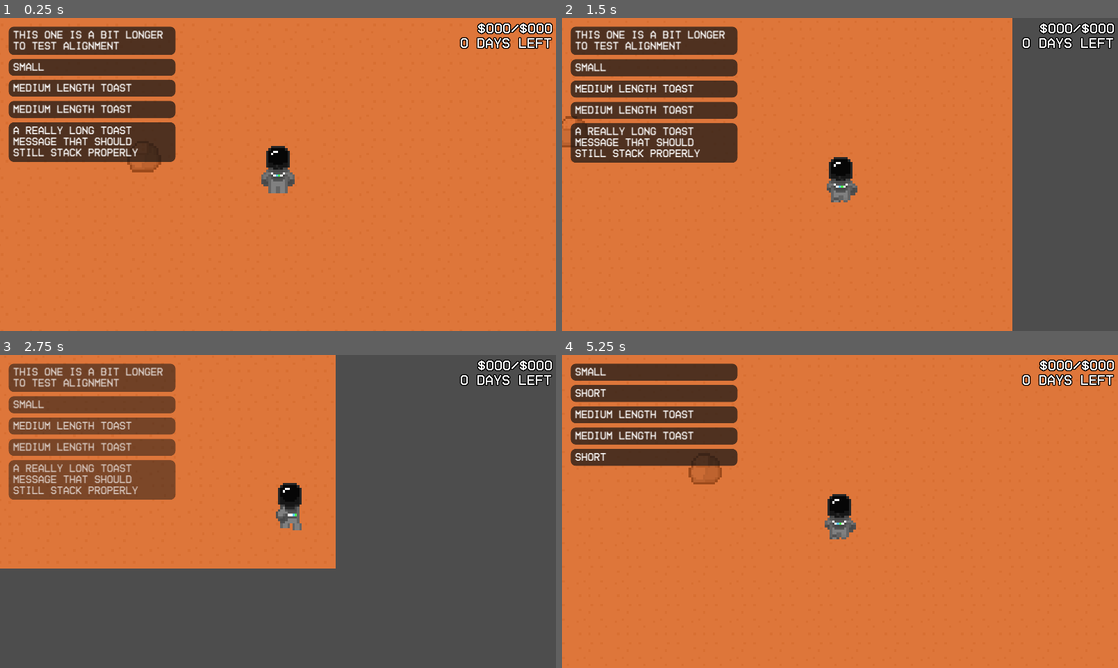
Above: before the commit, frames 1-4 (two rows, left to right).
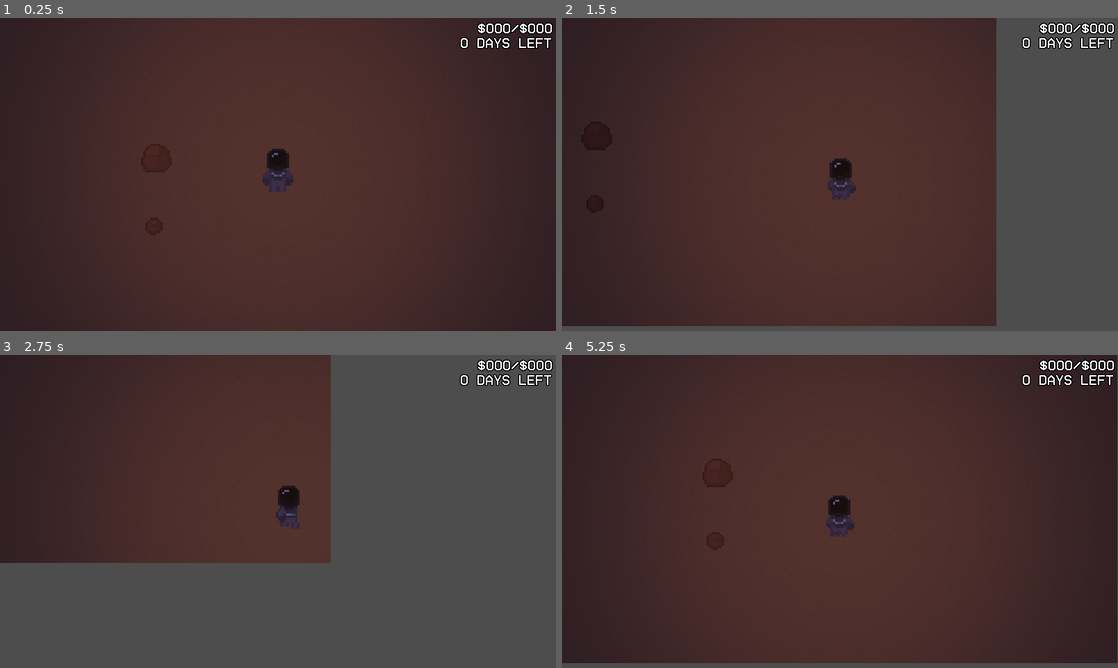
Above: after the commit, the same moments.

Repository: minotaa/coloma-co
Game: Godot game, scene res://scenes/map.tscn
Same seed, same stepped clock (60 frames per second), same inputs: the game is played once before the commit and once after it.
Inputs (mouse positions are in pixels of both pictures, inside the frame that each line leads up to):
- Up to frame 1 (0.25 s): no input
- Up to frame 2 (1.5 s): move the mouse to (962, 158) at 0.52 s; press the mouse at (962, 158) at 0.53 s; hold D (right) 0.53-1.28 s; move the mouse to (728, 190) at 1.27 s; release the mouse at (728, 190) at 1.28 s; hold Down (down) from 1.28 s (still down); click (728, 190) at 1.35 s
- Up to frame 3 (2.75 s): move the mouse to (333, 442) at 2.02 s; release Down (down) at 2.03 s; press the mouse at (333, 442) at 2.03 s; hold D (right) from 2.03 s (still down)
- Up to frame 4 (5.25 s): move the mouse to (812, 574) at 2.77 s; release D (right) at 2.78 s; release the mouse at (812, 574) at 2.78 s; hold Up (up) 2.78-3.53 s; click (812, 574) at 2.85 s; move the mouse to (1006, 558) at 3.52 s; press the mouse at (1006, 558) at 3.53 s; hold Left (left) 3.53-5.03 s; move the mouse to (673, 464) at 4.27 s; release the mouse at (673, 464) at 4.28 s; click (673, 464) at 4.35 s; move the mouse to (867, 511) at 5.02 s; press the mouse at (867, 511) at 5.03 s; hold Down (down) from 5.03 s (still down)

The runs differ from the first frame. In frame 1, 92% of the frame differs, in the area x 0-100%, y 0-100%; in frame 2, 74%; in frame 3, 41%; in frame 4, 94%.

Commit message:
testing with lighting

Diff:
--- a/project.godot
+++ b/project.godot
@@ -19,6 +19,7 @@
 [autoload]
 
 Toast="*res://scripts/toastmanager.gd"
+Tiles="*res://scripts/tiles.gd"
 
 [display]
 
--- /dev/null
+++ b/scenes/item.tscn
@@ -0,0 +1,23 @@
+[gd_scene load_steps=5 format=3 uid="uid://dfxk8jp42y30"]
+
+[ext_resource type="Texture2D" uid="uid://dih0ll1id3r6" path="res://assets/sprites/items.png" id="1_blohd"]
+
+[sub_resource type="PhysicsMaterial" id="PhysicsMaterial_ngdh1"]
+
+[sub_resource type="AtlasTexture" id="AtlasTexture_s8tg5"]
+atlas = ExtResource("1_blohd")
+region = Rect2(0, 0, 16, 16)
+
+[sub_resource type="CircleShape2D" id="CircleShape2D_c522h"]
+radius = 5.0
+
+[node name="Item" type="RigidBody2D"]
+texture_filter = 1
+physics_material_override = SubResource("PhysicsMaterial_ngdh1")
+can_sleep = false
+
+[node name="Sprite2D" type="Sprite2D" parent="."]
+texture = SubResource("AtlasTexture_s8tg5")
+
+[node name="CollisionShape2D" type="CollisionShape2D" parent="."]
+shape = SubResource("CircleShape2D_c522h")
--- a/scenes/map.tscn
+++ b/scenes/map.tscn
@@ -1,7 +1,8 @@
-[gd_scene load_steps=7 format=4 uid="uid://dfydxhpofisbq"]
+[gd_scene load_steps=9 format=4 uid="uid://dfydxhpofisbq"]
 
 [ext_resource type="Texture2D" uid="uid://b602snonljd6m" path="res://assets/sprites/tiles.png" id="1_wya76"]
 [ext_resource type="PackedScene" uid="uid://bma6r3uqptx6d" path="res://scenes/player.tscn" id="2_swvo3"]
+[ext_resource type="PackedScene" uid="uid://dfxk8jp42y30" path="res://scenes/item.tscn" id="3_baihu"]
 
 [sub_resource type="TileSetAtlasSource" id="TileSetAtlasSource_caxrt"]
 texture = ExtResource("1_wya76")
@@ -10,15 +11,20 @@
 [sub_resource type="TileSet" id="TileSet_1uax0"]
 sources/0 = SubResource("TileSetAtlasSource_caxrt")
 
+[sub_resource type="OccluderPolygon2D" id="OccluderPolygon2D_xmomj"]
+polygon = PackedVector2Array(-4.375, -4.375, -3.88909, -4.86136, -2.91682, -4.94975, -3.18198, -6.01041, 1.94454, -6.18719, 2.03293, -5.03814, 3.95538, -5.01604, 3.97748, -4.15425, 4.86136, -3.88909, 5.21491, -2.91682, 6.01041, -2.91682, 5.92202, -0.441942, 6.0546, 0, 6.96058, 0.0441942, 7.04897, 4.02167, 6.01041, 4.06586, 5.92202, 5.03814, 5.03814, 5.12652, 4.99394, 6.03251, 4.04377, 6.01041, 4.02167, 7.00478, -5.01604, 6.98268, -5.01604, 6.03251, -6.01041, 5.96621, -6.0546, 4.13216, -6.16509, 4.04377, -7.02687, 3.95538, -7.00478, 0, -6.01041, -0.0883884, -5.96621, -3.0273, -5.08233, -3.0273, -5.12652, -3.88909)
+
 [sub_resource type="TileSetAtlasSource" id="TileSetAtlasSource_q3y61"]
 texture = ExtResource("1_wya76")
 0:0/0 = 0
 1:0/0 = 0
+1:0/0/occlusion_layer_0/polygon = SubResource("OccluderPolygon2D_xmomj")
 1:0/0/physics_layer_0/polygon_0/points = PackedVector2Array(-4.875, -3.625, -3.09359, -5.21491, -2.03293, -5.92202, 1.7 …(267 unchanged characters)…
 1:0/0/custom_data_0 = true
 1:0/0/custom_data_2 = 1.5
 
 [sub_resource type="TileSet" id="TileSet_vt6tk"]
+occlusion_layer_0/light_mask = 1
 physics_layer_0/collision_layer = 1
 custom_data_layer_0/name = "mineable"
 custom_data_layer_0/type = 1
@@ -40,3 +46,9 @@
 tile_set = SubResource("TileSet_vt6tk")
 
 [node name="Player" parent="." instance=ExtResource("2_swvo3")]
+
+[node name="CanvasModulate" type="CanvasModulate" parent="."]
+color = Color(0.138306, 0.101374, 0.384855, 0.752941)
+
+[node name="Item" parent="." instance=ExtResource("3_baihu")]
+position = Vector2(-57, 24)
--- a/scenes/player.tscn
+++ b/scenes/player.tscn
@@ -8,6 +8,10 @@
 [ext_resource type="Texture2D" uid="uid://cugxlk646lqq8" path="res://assets/sprites/pickaxe-cursor.png" id="6_ont5f"]
 [ext_resource type="FontFile" uid="uid://o8avftrd323r" path="res://assets/fonts/HomeVideo-Regular.ttf" id="7_43mu3"]
 [ext_resource type="Theme" uid="uid://c11leby2o82ok" path="res://assets/theme.tres" id="8_jtt8e"]
+[ext_resource type="Texture2D" uid="uid://8no4uh8eosee" path="res://assets/sprites/under.png" id="9_6440i"]
+[ext_resource type="Texture2D" uid="uid://bs4bxx026a2bg" path="res://assets/sprites/light.png" id="9_fnujr"]
+[ext_resource type="Texture2D" uid="uid://ci68j2n551172" path="res://assets/sprites/over.png" id="10_8swnt"]
+[ext_resource type="Texture2D" uid="uid://cgwo2vb5upp1o" path="res://assets/sprites/progress.png" id="11_vurot"]
 
 [sub_resource type="AtlasTexture" id="AtlasTexture_getcb"]
 atlas = ExtResource("2_py00a")
@@ -331,7 +335,7 @@
 shape = SubResource("RectangleShape2D_6w26g")
 
 [node name="Camera2D" type="Camera2D" parent="."]
-zoom = Vector2(5.5, 5.5)
+zoom = Vector2(5, 5)
 position_smoothing_enabled = true
 position_smoothing_speed = 12.0
 
@@ -386,12 +390,22 @@
 grow_horizontal = 0
 theme = ExtResource("8_jtt8e")
 
-[node name="ProgressBar" type="ProgressBar" parent="UI/Main"]
+[node name="ProgressBar" type="TextureProgressBar" parent="UI/Main"]
 visible = false
 layout_mode = 0
 offset_right = 152.0
 offset_bottom = 24.0
+scale = Vector2(3, 3)
 theme = ExtResource("8_jtt8e")
+fill_mode = 4
+texture_under = ExtResource("9_6440i")
+texture_over = ExtResource("10_8swnt")
+texture_progress = ExtResource("11_vurot")
+
+[node name="PointLight2D" type="PointLight2D" parent="."]
+energy = 0.25
+shadow_color = Color(0, 0, 0, 0.192157)
+texture = ExtResource("9_fnujr")
 
 [connection signal="body_entered" from="Area2D" to="." method="_on_body_entered"]
 [connection signal="body_exited" from="Area2D" to="." method="_on_body_exited"]
--- /dev/null
+++ b/scripts/entity.gd
@@ -0,0 +1 @@
+extends Object
--- a/scripts/player.gd
+++ b/scripts/player.gd
@@ -3,7 +3,7 @@
 const SPEED = 75.0
 
 @onready var tilemap: TileMapLayer = $"../Tiles"
-@onready var progress_bar: ProgressBar = $UI/Main/ProgressBar
+@onready var progress_bar: TextureProgressBar = $UI/Main/ProgressBar
 
 var directions = {
 	"left": Vector2.LEFT,
@@ -54,14 +54,14 @@
 		if $AnimatedSprite2D.animation == "walk_left" or $AnimatedSprite2D.animation == "walk_up" or $AnimatedSprite2D.animation == "walk_down" or $AnimatedSprite2D.animation == "walk_right":
 			play_idle_animation()
 
-	var texts = [
-		"Short",
-		"Medium length toast",
-		"This one is a bit longer to test alignment",
-		"A really long toast message that should still stack properly",
-		"Small"
-	]
-	Toast.add(texts.pick_random())
+	#var texts = [
+		#"Short",
+		#"Medium length toast",
+		#"This one is a bit longer to test alignment",
+		#"A really long toast message that should still stack properly",
+		#"Small"
+	#]
+	#Toast.add(texts.pick_random())
 
 	if Input.is_action_pressed("mine") and target_tile and !is_mining:
 		start_mining(target_tile)
@@ -72,15 +72,14 @@
 
 func _physics_process(delta: float) -> void:
 	_process_input(delta)
-	progress_bar.position = get_viewport().get_mouse_position() + Vector2(5, 25)
+	progress_bar.position = get_viewport().get_mouse_position() + Vector2(10, 10)
 	var mouse_pos = tilemap.local_to_map(tilemap.get_local_mouse_position())
 	var tile_data = tilemap.get_cell_tile_data(mouse_pos)
 
-	if !is_mining:
-		if tile_data and nearby_tiles.has(mouse_pos):
-			target_tile = mouse_pos
-		else:
-			target_tile = Vector2i.ZERO
+	if tile_data and nearby_tiles.has(mouse_pos):
+		target_tile = mouse_pos
+	else:
+		target_tile = Vector2i.ZERO
 
 	if is_mining and target_tile not in nearby_tiles:
 		reset_mining()
@@ -123,7 +122,7 @@
 		Toast.add("Mined tile: " + str(tile_id))
 
 func handle_tile_logic(tile_id, tile_coords):
-	# Send an event or call specific logic based on the tile_id
+	Tiles.get_by_id(tile_id).on_break.call(tile_coords)
 	print("Mined tile with ID: ", tile_id)
 
 var nearby_tiles: Array[Vector2i] = []
--- /dev/null
+++ b/scripts/tile.gd
@@ -0,0 +1,14 @@
+extends Object
+class_name Tile
+
+var name: String
+var id: int
+var description: String
+
+var on_break: Callable = func(location: Vector2):
+	pass
+
+func _init(name: String, id: int, description: String = "") -> void:
+	self.name = name
+	self.id = id
+	self.description = description
--- /dev/null
+++ b/scripts/tiles.gd
@@ -0,0 +1,15 @@
+extends Node
+
+var tiles = []
+
+func get_by_id(id: int) -> Tile:
+	for tile in tiles:
+		if tile.id == id:
+			return tile
+	return null
+
+func _init() -> void:
+	var stone = Tile.new("Stone", 0)
+	stone.on_break = func(location: Vector2):
+		print("Stone broken at: ", location)
+	tiles.append(stone)
Binary file added: assets/sprites/items.png
Not shown, added: assets/sprites/items.png.import
Binary file added: assets/sprites/light.png
Not shown, added: assets/sprites/light.png.import
Binary file added: assets/sprites/over.png
Not shown, added: assets/sprites/over.png.import
Binary file added: assets/sprites/progress.png
Not shown, added: assets/sprites/progress.png.import
Binary file changed: assets/sprites/tiles.png
Binary file added: assets/sprites/under.png
Not shown, added: assets/sprites/under.png.import
Not shown: 1 places in scenes/player.tscn that only renumber resources
